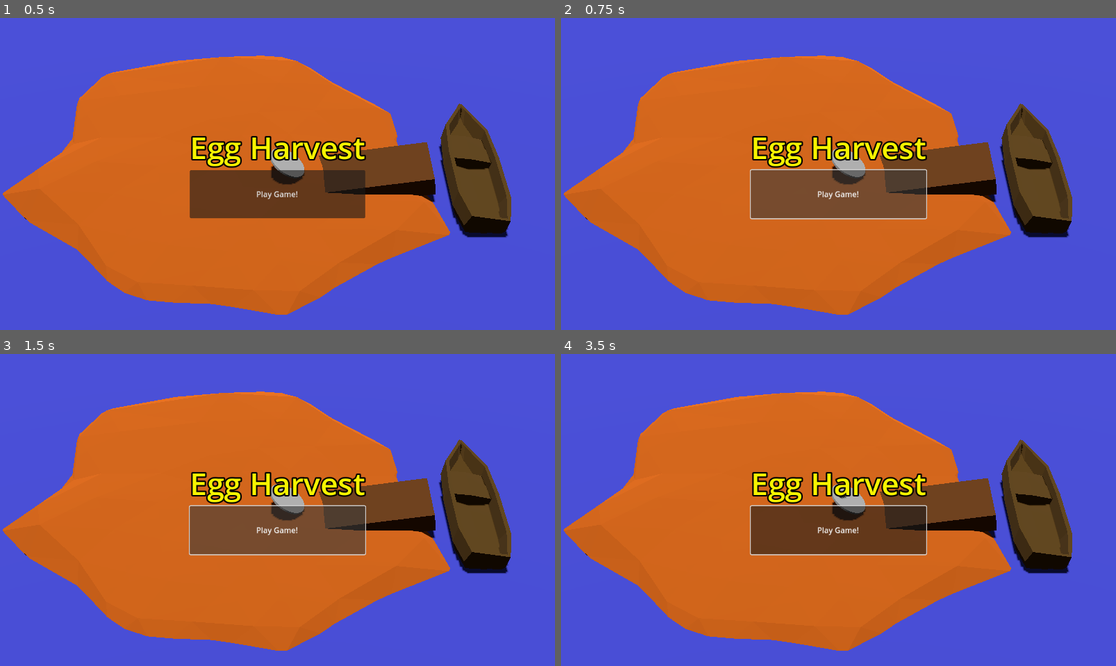
Above: before the commit, frames 1-4 (two rows, left to right).
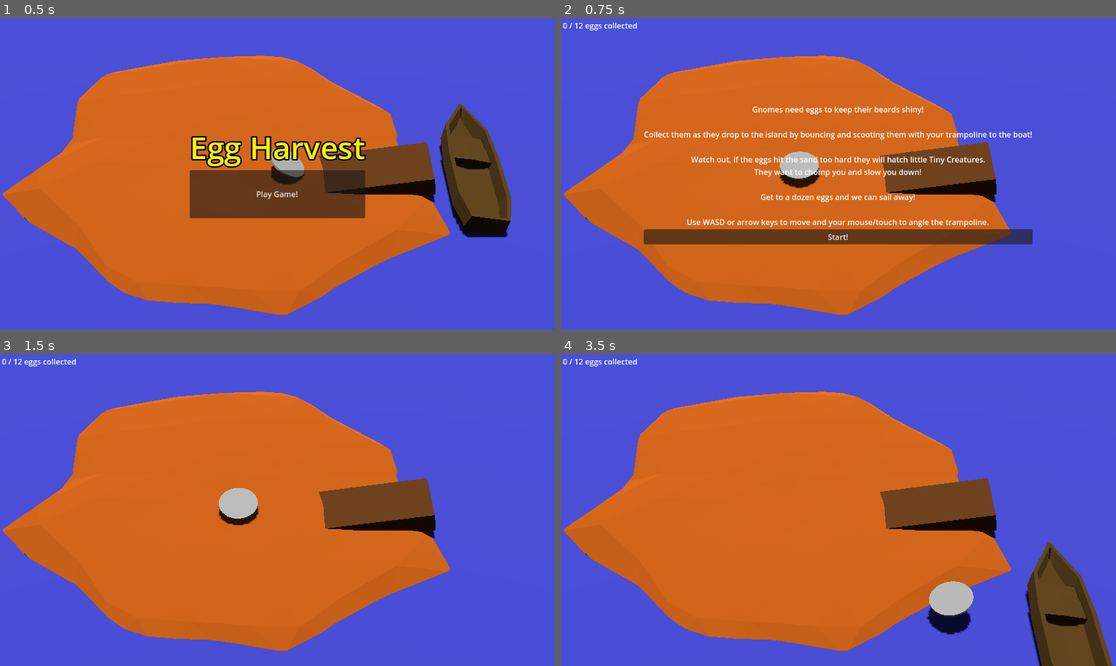
Above: after the commit, the same moments.

Repository: nikolajbaer/ldj56
Game: Godot game, scene res://intro_3d.tscn
Same seed, same stepped clock (60 frames per second), same inputs: the game is played once before the commit and once after it.
Inputs (mouse positions are in pixels of both pictures, inside the frame that each line leads up to):
- Up to frame 1 (0.5 s): no input
- Up to frame 2 (0.75 s): click "Play Game!" at 0.5 s
- Up to frame 3 (1.5 s): click "Play Game!" (after the commit: "Start!") at 1.25 s
- Up to frame 4 (3.5 s): move the mouse to (960, 494) at 2.02 s; hold Right (right) 2.03-2.78 s; move the mouse to (727, 525) at 2.77 s; hold Down (down) from 2.78 s (still down)

Frame 1 is identical in both runs. In frame 2, 17% of the frame differs, in the area x 0-93%, y 1-73%; in frame 3, 11%; in frame 4, 16%.

Commit message:
make it a loop, fix egg queue free bug

Diff:
--- a/egg.gd
+++ b/egg.gd
@@ -25,6 +25,7 @@
 func stow():
 	self.freeze = true
 	rotation = Vector3(0,0,0)
+	$Timer.stop()
 
 func _on_timer_timeout() -> void:
 	var ground_pos = Vector3(position.x,position.y,position.z)
--- a/intro_3d.gd
+++ b/intro_3d.gd
@@ -19,3 +19,7 @@
 	egg.position.x = 2.2
 	egg.position.y = 20
 	add_child(egg)
+
+
+func _on_button_pressed() -> void:
+	get_tree().change_scene_to_file("res://root.tscn")
--- a/intro_3d.tscn
+++ b/intro_3d.tscn
@@ -115,4 +115,5 @@
 [node name="Timer" type="Timer" parent="."]
 wait_time = 3.0
 
+[connection signal="pressed" from="Control/VBox/CenterContainer/Panel/Button" to="." method="_on_button_pressed"]
 [connection signal="timeout" from="Timer" to="." method="_on_timer_timeout"]
--- a/root.tscn
+++ b/root.tscn
@@ -243,6 +243,7 @@
 [node name="music" type="AudioStreamPlayer" parent="."]
 stream = ExtResource("6_70vi1")
 autoplay = true
+parameters/looping = true
 
 [connection signal="timeout" from="Timer" to="." method="_on_timer_timeout"]
 [connection signal="egg_collected" from="Boat" to="." method="_on_boat_egg_collected"]
Not shown, changed: assets/music.ogg.import
